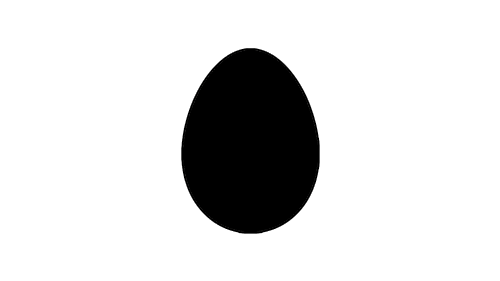
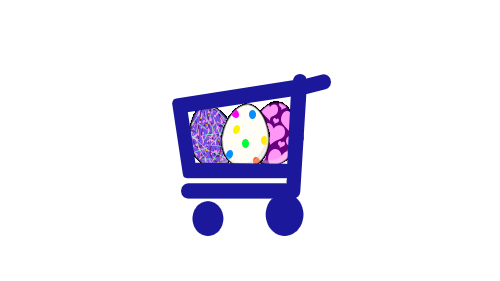
Before/after of a (500, 281) layered artwork. What changed in the layer stack:
hid group "Group 3" (5 layers), moved it out of group "Group 6" over [172, 48, 331, 236]
added layer "Shape 6" in group "Group 6" over [176, 78, 327, 232]
added group "Group 10" (1st of 3, in "Group 6") with 10 layers in group "Group 6" over [221, 103, 270, 169]
added group "Group 8" with 7 layers in group "Group 10" over [226, 109, 268, 166]
added layer "Layer 5 copy 7" (1st of 2, in "Group 6" › "Group 10") in group "Group 10" over [221, 103, 270, 169]
added group "Group 10" (2nd of 3, in "Group 6") with 17 layers in group "Group 6" over [239, 93, 303, 177]
added layer "Layer 8" (2nd of 3, in "Group 6" › "Group 10") (40%) in group "Group 10" over [251, 127, 297, 166]
added group "Group 13" (1st of 2, in "Group 6" › "Group 10") with 14 layers in group "Group 10" over [239, 93, 303, 177]
added layer "Rectangle 4" (1st of 2, in "Group 6" › "Group 10") in group "Group 10" over [248, 101, 297, 166]
added group "Group 10" (3rd of 3, in "Group 6") with 8 layers in group "Group 6" over [172, 99, 276, 177]
added group "Group 13" (2nd of 2, in "Group 6" › "Group 10") with 5 layers in group "Group 10" over [172, 99, 276, 177]
added layer "Shape 4" in group "Group 13" over [180, 103, 245, 167]
added layer "Shape 3" in group "Group 13" over [181, 100, 247, 172]
added layer "Shape 2" (2nd of 2, in "Group 6" › "Group 10" › "Group 13") in group "Group 13" over [182, 99, 242, 169]
added layer "Shape 1" (2nd of 3, in "Group 6" › "Group 10" › "Group 13") in group "Group 13" over [181, 104, 237, 168]
added layer "Shape 5" in group "Group 13" over [172, 100, 276, 177]
added layer "Rectangle 4" (2nd of 2, in "Group 6" › "Group 10") in group "Group 10" over [188, 104, 237, 168]
hid "Layer 5 copy 7" (2nd of 2, in "Group 6" › "Group 4") over [183, 50, 318, 232]
hid group "Group 1" (5 layers) over [172, 48, 331, 236]
…and 21 more changes (21 added)
